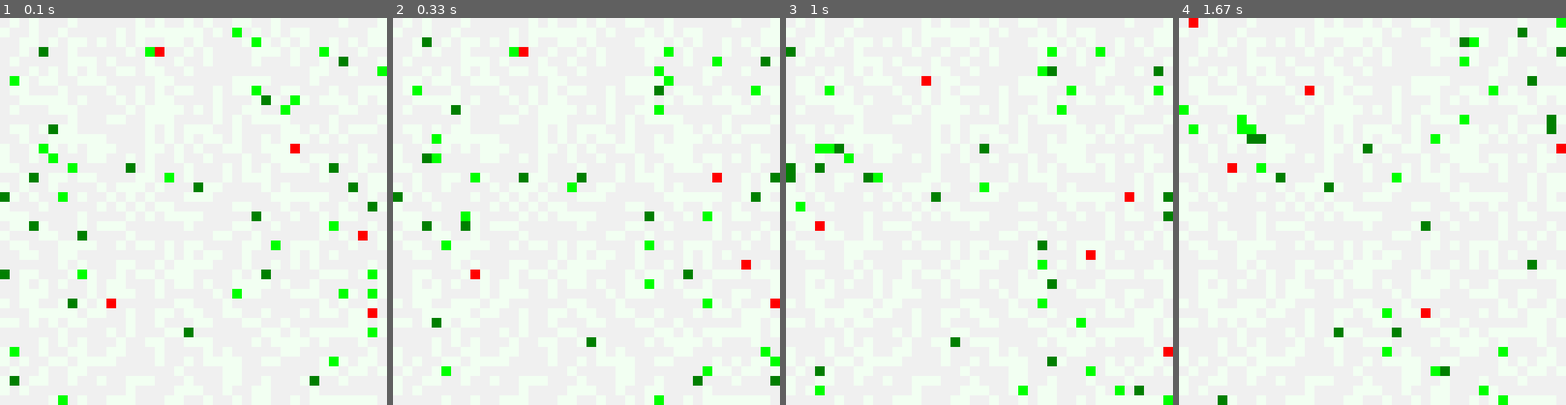
Above: before the commit, frames 1-4 (left to right).
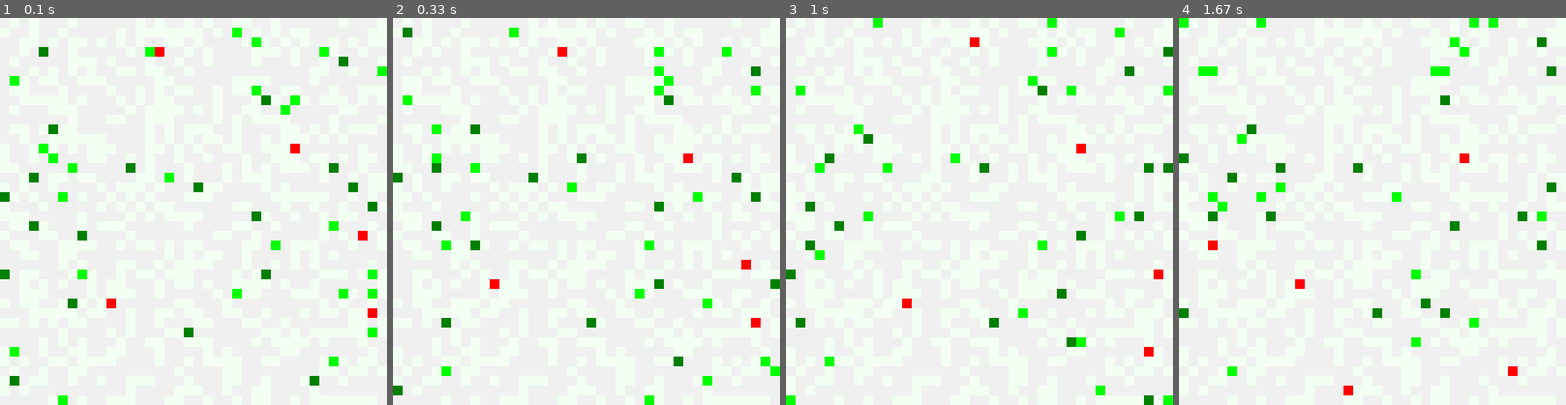
Above: after the commit, the same moments.

Repository: snisarg/263C
Game: pygame game, started from game.py
Two runs of this game, one before a commit and one after it. Both use one fixed random seed, a clock stepped at 60 frames per second and the inputs below. The source is Python 2; it was converted automatically to run under Python 3.
Inputs:
- Up to frame 1 (0.1 s): no input
- Up to frame 2 (0.33 s): no input
- Up to frame 3 (1 s): no input
- Up to frame 4 (1.67 s): no input

Frame 1 is identical in both runs. In frame 2, 4.2% of the frame differs, in the area x 0-100%, y 2-100%; in frame 3, 5.1%; in frame 4, 5.2%, in the area x 0-100%, y 0-100%.

Commit message:
Starting Again

Diff:
--- a/animat.py
+++ b/animat.py
@@ -185,7 +185,7 @@
         Animat.__init__(self)
         self.position = [x, y]
         self.energy = 1000
-        self.hunger_threshold = 900
+        self.hunger_threshold = 1500
         self.killed = False
         self.length = 0
 
@@ -208,11 +208,11 @@
             coord = None    # No prey in sight
         else:
             coord = anim.position   # anim is in sight
-        # # Sense state and obtain action
+
         current_state = self.sense_state(anim)
         current_action = self.qlearn.choose_action(current_state)
 
-        if coord is not None:
+        if current_action[0] == Action.TowardsEasyPrey or current_action[0] == Action.TowardsHardPrey:
             coord = normalise_distance(
                 distance_diff(self.position, coord, config.predator_range()), config.predator_range())
         else:
--- a/qlearning.py
+++ b/qlearning.py
@@ -38,10 +38,8 @@
     # Value is a list of actions followed by their q-values
     def settable(self):
         self.table[State.PreyNotVisible] = [Action.MoveRandomly, self.rand()]
-        self.table[(State.Hungry, State.PreyEasyClosest)] = [Action.TowardsEasyPrey,
-                                                             self.rand(), Action.MoveRandomly, self.rand()]
-        self.table[(State.Hungry, State.PreyHardClosest)] = [Action.TowardsHardPrey,
-                                                             self.rand(), Action.MoveRandomly, self.rand()]
+        self.table[(State.Hungry, State.PreyEasyClosest)] = [Action.TowardsEasyPrey, self.rand(), Action.MoveRandomly, self.rand()]
+        self.table[(State.Hungry, State.PreyHardClosest)] = [Action.TowardsHardPrey, self.rand(), Action.MoveRandomly, self.rand()]
         self.table[State.NotHungry] = [Action.MoveRandomly, self.rand()]
         self.table[(State.Hungry, State.PredatorAskHelp)] = [Action.SignalForHelp, self.rand()]
         self.table[(State.Hungry, State.FollowSignal)] = [Action.TowardsSignal, self.rand()]
